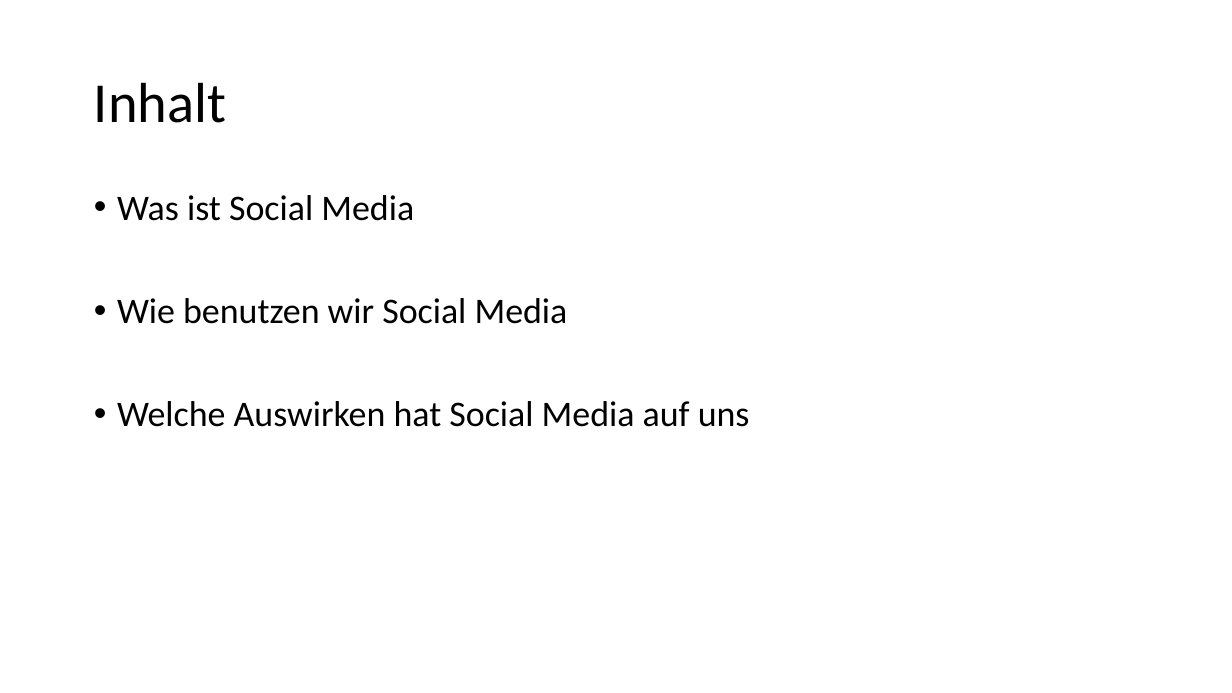
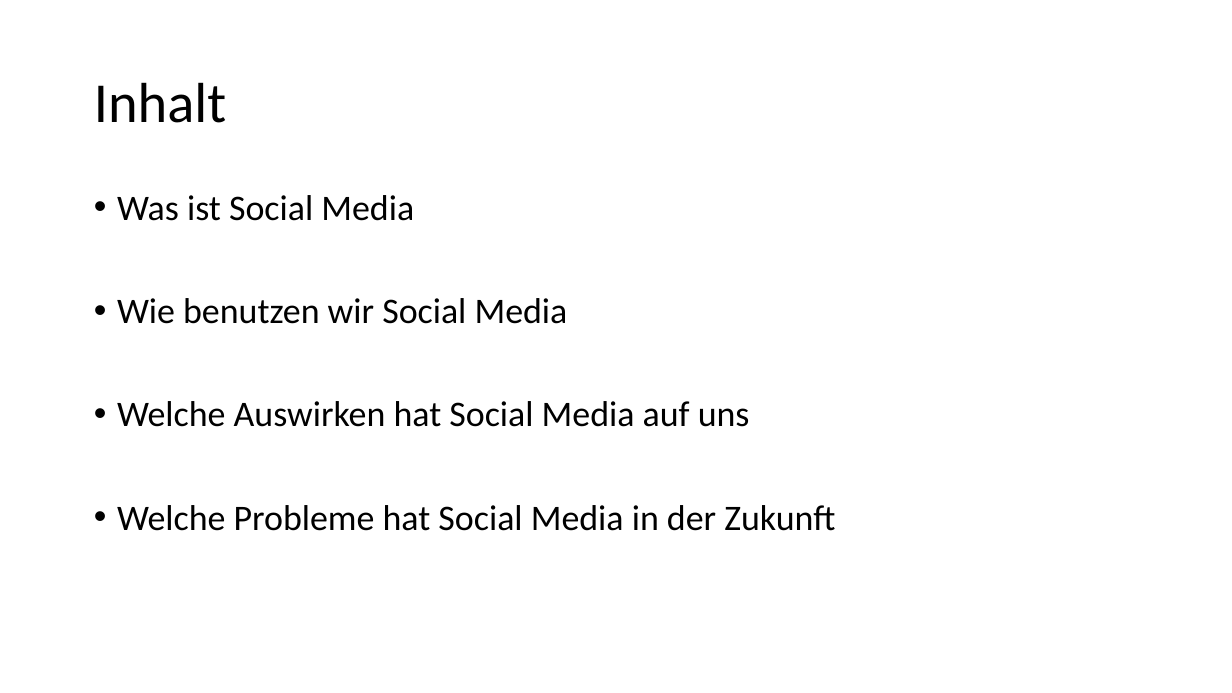
Before and after one commit to ArkonM/4CHIF, a slide deck: slide 2 of SYP - Markus Reis/Social Media.pptx. Drawn at 1232x693 pixels with LibreOffice and Linux fonts; fonts in the diff are those of the drawing. Boxes give left, top, right and bottom in pixels: in the first picture for what was removed or moved away, otherwise in the second. Text is boxed around its words. In the diff, an @@ line names an element or a change of style, - is before the commit and + after.

```diff
--- a/SYP - Markus Reis/Social Media.pptx
+++ b/SYP - Markus Reis/Social Media.pptx
@@ text at (x1=117, y1=505, x2=835, y2=531): paragraph added @@
+• Welche Probleme hat Social Media in der Zukunft
```
Also in this commit, not shown: 1 other file.
